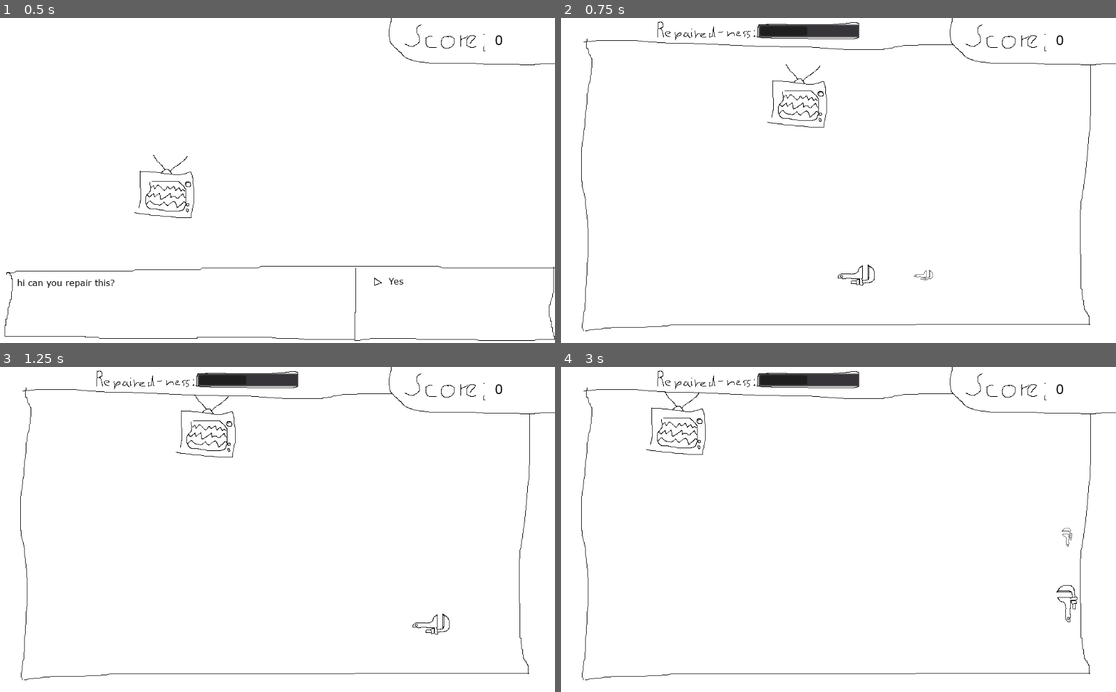
Above: before the commit, frames 1-4 (two rows, left to right).
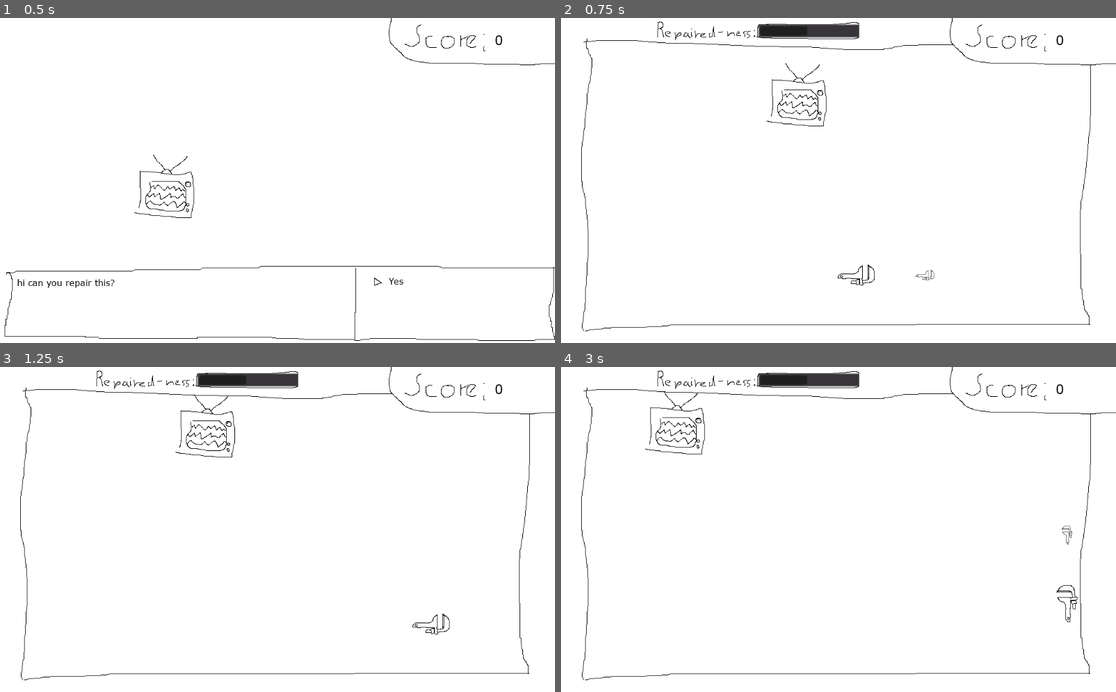
Above: after the commit, the same moments.

Repository: montinevra/repair_anything
Game: Godot game, scene res://scenes/Main.tscn
The game is run twice, just before and just after one commit, with the same random seed, the same clock (stepped at 60 frames per second) and the same inputs.
Inputs:
- Up to frame 1 (0.5 s): no input
- Up to frame 2 (0.75 s): tap Enter (ui_accept) at 0.5 s; hold Right (move_right) from 0.53 s (still down); tap Space (shoot) at 0.6 s
- Up to frame 3 (1.25 s): keep holding Right (move_right); tap Enter (ui_accept) at 0.77, 0.8, 1.07 s
- Up to frame 4 (3 s): release Right (move_right) at 1.28 s; hold Down (move_down) 1.28-2.03 s; tap Enter (ui_accept) at 1.35, 1.52, 1.82, 2.3 s; tap Space (shoot) at 1.55, 2.1, 2.85 s; hold Right (move_right) 2.03-2.78 s; hold Up (move_up) from 2.78 s (still down)

Frame 1 is identical in both runs. In frame 2, 0.6% of the frame differs, in the area x 36-68%, y 13-81%; in frame 3, 0.3%; in frame 4, 0.6%.

Commit message:
use signal to switch rooms

Diff:
--- a/scripts/Main.gd
+++ b/scripts/Main.gd
@@ -2,15 +2,15 @@
 
 enum {STORE_FRONT, STORE_BACK}
 const M_SCN_STORE_FRONT = preload("res://scenes/StoreFront.tscn")
-const M_STORE_BACK = preload("res://scenes/StoreBack.tscn")
+const M_SCN_STORE_BACK = preload("res://scenes/StoreBack.tscn")
 var m_inst_store_front = M_SCN_STORE_FRONT.instance()
-var m_store_back_inst = M_STORE_BACK.instance()
+var m_inst_store_back = M_SCN_STORE_BACK.instance()
 var m_player
 var m_room = STORE_FRONT
 var m_repairables = []
 var m_score = 0
 onready var m_score_label = get_node("Score/Label")
-onready var m_store_front_inst = get_node("StoreFront")
+#onready var m_store_front_inst = get_node("StoreFront")
 
 
 func _ready():
@@ -20,28 +20,29 @@
 #	for i in len(m_repairables):
 #		print(m_repairables[i])
 #	_pick_random_repairable()
-	m_store_back_inst.connect("sig_go_front", self, "_go_front")
-#	m_store_front_inst.connect("sig_job_accepted", self, "_go_back")
+	m_inst_store_back.connect("sig_go_front", self, "_go_front")
+	m_inst_store_front.connect("sig_job_accepted", self, "_go_back")
 	add_child(m_inst_store_front)
 
 func _process(t_delta):
 	match m_room:
-		STORE_FRONT:
-			if Input.is_action_just_pressed("ui_accept"):
-				m_room = STORE_BACK
-#				print("accepted")
-				m_store_back_inst = M_STORE_BACK.instance()
-				m_player = m_store_back_inst.get_node("Player")
-				m_player.connect("sig_shot_fired", self, "_on_shot_fired")
-				m_player.connect("sig_hit_enemy", self, "add_score", [-2])
-				add_child(m_store_back_inst)
-				remove_child(m_inst_store_front)
+#		STORE_FRONT:
+#			if Input.is_action_just_pressed("ui_accept"):
+#				m_room = STORE_BACK
+##				print("accepted")
+#				m_inst_store_back = M_SCN_STORE_BACK.instance()
+#				m_player = m_inst_store_back.get_node("Player")
+#				m_player.connect("sig_shot_fired", self, "_on_shot_fired")
+#				m_player.connect("sig_hit_enemy", self, "add_score", [-2])
+#				add_child(m_inst_store_back)
+#				remove_child(m_inst_store_front)
 		STORE_BACK:
-			if !m_store_back_inst.is_repairing():
-				m_store_back_inst.queue_free()
+			if !m_inst_store_back.is_repairing():
+				m_inst_store_back.queue_free()
 				m_room = STORE_FRONT
-#				m_store_front_inst.connect("sig_job_accepted", self, "_go_back")
+				m_inst_store_front.connect("sig_job_accepted", self, "_go_back")
 				add_child(m_inst_store_front)
+#				remove_child(m_inst_store_back)
 
 
 func _set_score(t_score):
@@ -59,15 +60,17 @@
 
 func _go_back():
 	m_room = STORE_BACK
-	m_store_back_inst = M_STORE_BACK.instance()
-	m_player = m_store_back_inst.get_node("Player")
-	add_child(m_store_back_inst)
+	m_inst_store_back = M_SCN_STORE_BACK.instance()
+	m_player = m_inst_store_back.get_node("Player")
+	m_player.connect("sig_hit_enemy", self, "add_score", [-2])
+	add_child(m_inst_store_back)
 	m_player.connect("sig_shot_fired", self, "_on_shot_fired")
-	m_store_front_inst.disconnect("sig_job_accepted", self, "_go_back")
+	m_inst_store_front.disconnect("sig_job_accepted", self, "_go_back")
+	remove_child(m_inst_store_front)
 
 
 func _go_front():
-	m_store_back_inst.queue_free()
+	m_inst_store_back.queue_free()
 	m_room = STORE_FRONT
 
 
@@ -85,7 +88,7 @@
 		var file = dir.get_next()
 		if file == "":
 			break
-		elif not file.begins_with(".") && not file.ends_with(".import"):
+		elif not file.begins_with(".") and not file.ends_with(".import"):
 			files.append(str(dir.get_current_dir() + "/" + file))
 	dir.list_dir_end()
 	return files
@@ -96,6 +99,6 @@
 	var i = (randi() % (len(m_repairables) / 2))
 	i *= 2
 	print((m_repairables[0]))
-	m_store_front_inst.set_repairable_texture(m_repairables[i])
+	m_inst_store_front.set_repairable_texture(m_repairables[i])
 #	print(m_repairables[i])
 #	print(m_repairables[i + 1])
--- a/scripts/Player.gd
+++ b/scripts/Player.gd
@@ -19,19 +19,26 @@
 		if velocity.length() > 0:
 			rotation = velocity.angle() + TAU/4
 		move_and_slide(velocity)
-		m_reloading -= delta
-		if Input.is_action_just_pressed("shoot") && m_reloading <= 0:
-			m_reloading = RELOAD_TIME
-			_shoot(rotation)
+		if m_reloading > 0:
+			m_reloading -= delta
+#		if Input.is_action_just_pressed("shoot") and m_reloading <= 0:
+#			m_reloading = RELOAD_TIME
+#			_shoot(rotation)
 		m_invulnerable -= delta
 		for i in get_slide_count():
 			var collision = get_slide_collision(i)
 			if collision:
 				var collider = collision.get_collider()
-				if collider.name == "Enemy" && m_invulnerable <= 0:
+				if collider.name == "Enemy" and m_invulnerable <= 0:
 					collider.add_repairedness(-.1)
 					m_invulnerable = .05
 					emit_signal("sig_hit_enemy")
+
+
+func _input(event):
+	if m_state == REPAIRING and Input.is_action_just_pressed("shoot") and m_reloading <= 0:
+		m_reloading = RELOAD_TIME
+		_shoot(rotation)
 
 
 func set_finished():
--- a/scripts/StoreBack.gd
+++ b/scripts/StoreBack.gd
@@ -32,7 +32,7 @@
 	if m_enemy.is_repaired():
 		pass
 #		m_is_repairing = false
-	if m_state == FINISHED && Input.is_action_just_pressed("ui_accept"):
+	if m_state == FINISHED and Input.is_action_just_pressed("ui_accept"):
 		m_is_repairing = false
 
 
